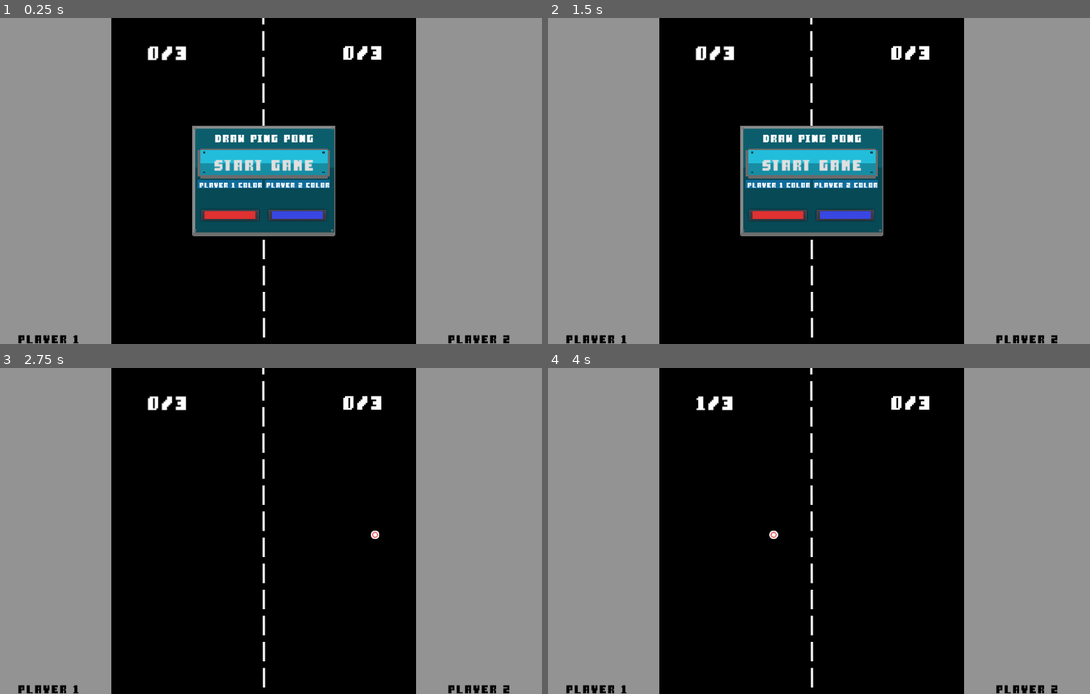
Above: before the commit, frames 1-4 (two rows, left to right).
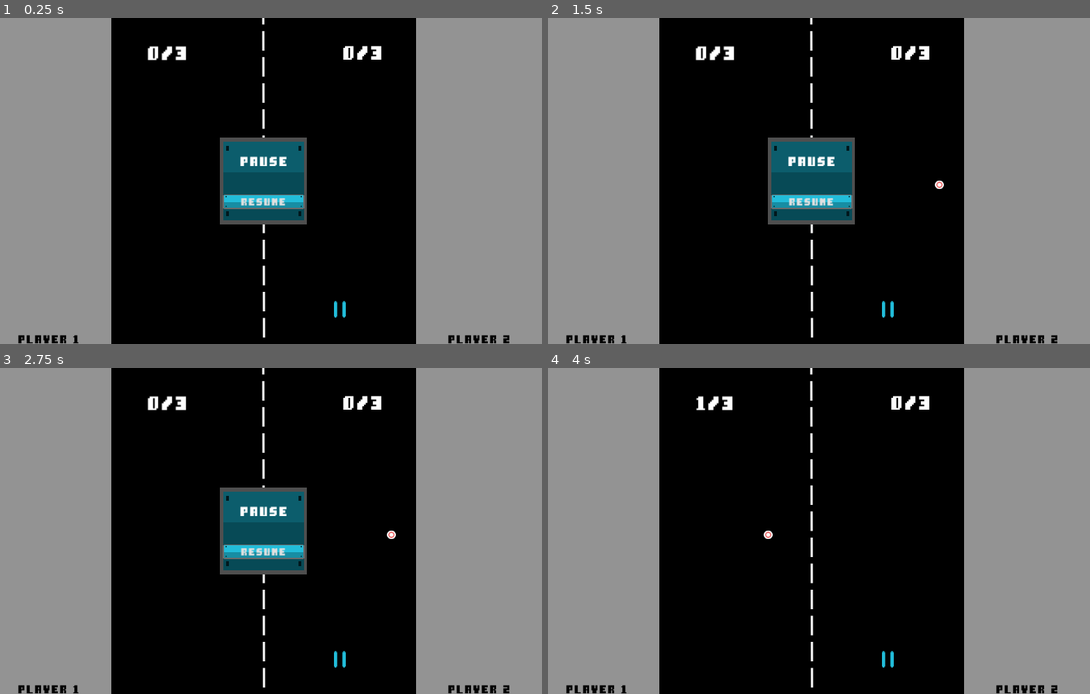
Above: after the commit, the same moments.

Repository: Ertain/Draw-Ping-Pong
Game: Godot game, scene res://Main.tscn
Same seed, same stepped clock (60 frames per second), same inputs: the game is played once before the commit and once after it.
Inputs (mouse positions are in pixels of both pictures, inside the frame that each line leads up to):
- Up to frame 1 (0.25 s): no input
- Up to frame 2 (1.5 s): click (813, 200) at 0.5 s, where only the run after the commit has a clickable "Resume"; click (889, 308) at 1.27 s
- Up to frame 3 (2.75 s): click (265, 514) at 2 s, where only the run before the commit has a clickable "Start game"
- Up to frame 4 (4 s): click (813, 550) at 2.75 s, where only the run after the commit has a clickable "Resume"; move the mouse to (596, 531) at 3.52 s; click (596, 531) at 3.67 s

The runs differ from the first frame. In frame 1, 8.3% of the frame differs, in the area x 35-64%, y 33-92%; in frame 2, 8.3%, in the area x 35-74%, y 33-92%; in frame 3, 4.4%; in frame 4, 0.1%.

Commit message:
Added pause screen, as well as notifications for Android pausing app.

Diff:
--- a/Main.tscn
+++ b/Main.tscn
@@ -9,11 +9,12 @@
 [ext_resource path="res://Assets/Sounds/sounds_ping_pong_8bit/ping_pong_8bit_beeep.wav" type="AudioStream" id=7]
 [ext_resource path="res://Assets/Sounds/round_end.wav" type="AudioStream" id=8]
 [ext_resource path="res://Assets/Sounds/sounds_ping_pong_8bit/ping_pong_8bit_peeeeeep.wav" type="AudioStream" id=9]
-[ext_resource path="res://Assets/DejaVuSerif.ttf" type="DynamicFontData" id=10]
+[ext_resource path="res://Assets/fonts/DejaVuSerif.ttf" type="DynamicFontData" id=10]
 [ext_resource path="res://Scripts/Main.gd" type="Script" id=11]
 [ext_resource path="res://Assets/Sounds/sounds_ping_pong_8bit/ping_pong_8bit_plop.wav" type="AudioStream" id=12]
 [ext_resource path="res://Assets/GUI/user interface.tres" type="Theme" id=13]
 [ext_resource path="res://Assets/GUI/Simple GUI/border_dark_blue.png" type="Texture" id=14]
+[ext_resource path="res://Assets/GUI/Simple GUI/pause_icon.png" type="Texture" id=15]
 [ext_resource path="res://Assets/GUI/Simple GUI/background_blue.png" type="Texture" id=16]
 [ext_resource path="res://Assets/GUI/Simple GUI/button_1_blue.png" type="Texture" id=17]
 [ext_resource path="res://Assets/fonts/Sharp retro font/Sharp Retro.ttf" type="DynamicFontData" id=19]
@@ -116,6 +117,27 @@
 size = 18
 use_mipmaps = true
 use_filter = true
+font_data = ExtResource( 19 )
+
+[sub_resource type="StyleBoxTexture" id=24]
+texture = ExtResource( 14 )
+region_rect = Rect2( 0, 0, 58, 40 )
+
+[sub_resource type="DynamicFont" id=25]
+size = 35
+use_mipmaps = true
+use_filter = true
+font_data = ExtResource( 19 )
+
+[sub_resource type="StyleBoxTexture" id=26]
+texture = ExtResource( 17 )
+region_rect = Rect2( 0, 0, 52, 18 )
+
+[sub_resource type="DynamicFont" id=27]
+size = 27
+use_mipmaps = true
+use_filter = true
+extra_spacing_bottom = 4
 font_data = ExtResource( 19 )
 
 [node name="Main" type="Control"]
@@ -325,6 +347,38 @@
 text = "0/3"
 align = 1
 valign = 1
+__meta__ = {
+"_edit_use_anchors_": false
+}
+
+[node name="Pause_button_container" type="CenterContainer" parent="."]
+anchor_left = 0.227
+anchor_right = 0.773
+anchor_bottom = 0.107
+margin_left = 281.552
+margin_top = 504.0
+margin_right = 0.447937
+margin_bottom = 503.8
+mouse_filter = 2
+__meta__ = {
+"_edit_use_anchors_": false
+}
+
+[node name="Pause_button" type="TextureButton" parent="Pause_button_container"]
+margin_left = 124.0
+margin_top = 17.0
+margin_right = 154.0
+margin_bottom = 47.0
+rect_min_size = Vector2( 30, 30 )
+hint_tooltip = "Pause the action."
+mouse_filter = 1
+size_flags_horizontal = 3
+size_flags_vertical = 3
+texture_normal = ExtResource( 15 )
+texture_pressed = ExtResource( 15 )
+texture_hover = ExtResource( 15 )
+expand = true
+stretch_mode = 5
 __meta__ = {
 "_edit_use_anchors_": false
 }
@@ -404,6 +458,7 @@
 
 [node name="Title" type="PanelContainer" parent="."]
 pause_mode = 2
+visible = false
 anchor_left = 0.371
 anchor_top = 0.33
 anchor_right = 0.629
@@ -527,6 +582,58 @@
 color = Color( 0.219608, 0.27451, 0.886275, 1 )
 edit_alpha = false
 
+[node name="Pause_container" type="PanelContainer" parent="."]
+pause_mode = 2
+anchor_left = 0.5
+anchor_top = 0.5
+anchor_right = 0.5
+anchor_bottom = 0.5
+margin_left = -80.0
+margin_top = -80.0
+margin_right = 80.0
+margin_bottom = 80.0
+mouse_filter = 2
+custom_styles/panel = SubResource( 24 )
+__meta__ = {
+"_edit_use_anchors_": false
+}
+
+[node name="MarginContainer" type="MarginContainer" parent="Pause_container"]
+margin_right = 160.0
+margin_bottom = 160.0
+mouse_filter = 2
+custom_constants/margin_right = 4
+custom_constants/margin_top = 4
+custom_constants/margin_left = 4
+custom_constants/margin_bottom = 4
+
+[node name="VBoxContainer" type="VBoxContainer" parent="Pause_container/MarginContainer"]
+margin_left = 4.0
+margin_top = 4.0
+margin_right = 156.0
+margin_bottom = 156.0
+
+[node name="Pause_label" type="Label" parent="Pause_container/MarginContainer/VBoxContainer"]
+margin_right = 152.0
+margin_bottom = 74.0
+size_flags_vertical = 3
+custom_fonts/font = SubResource( 25 )
+text = "Pause"
+align = 1
+valign = 1
+
+[node name="Resume_button" type="Button" parent="Pause_container/MarginContainer/VBoxContainer"]
+margin_top = 101.0
+margin_right = 152.0
+margin_bottom = 128.0
+size_flags_horizontal = 5
+size_flags_vertical = 6
+custom_styles/hover = SubResource( 26 )
+custom_styles/pressed = SubResource( 26 )
+custom_styles/normal = SubResource( 26 )
+custom_fonts/font = SubResource( 27 )
+text = "Resume"
+
 [connection signal="area_entered" from="Top" to="Top" method="_on_area_entered"]
 [connection signal="area_entered" from="Bottom" to="Bottom" method="_on_area_entered"]
 [connection signal="input_event" from="Left/Left paddle" to="Left" method="_on_Area2D_input_event"]
@@ -535,7 +642,9 @@
 [connection signal="scored" from="Out of bounds left" to="." method="_on_Out_of_bounds_left_scored"]
 [connection signal="area_entered" from="Out of bounds right" to="Out of bounds right" method="_on_boundary_entered"]
 [connection signal="scored" from="Out of bounds right" to="." method="_on_Out_of_bounds_right_scored"]
+[connection signal="pressed" from="Pause_button_container/Pause_button" to="." method="_on_Pause_button_pressed"]
 [connection signal="pressed" from="Winner_container/Panel/VBoxContainer/Restart_button" to="." method="_on_Restart_button_pressed"]
 [connection signal="pressed" from="Title/MarginContainer/VBoxContainer/Start game" to="." method="_on_Start_game_pressed"]
 [connection signal="color_changed" from="Title/MarginContainer/VBoxContainer/Player colors Hbox/Player 1 colors/ColorPickerButton" to="Left" method="_on_Player1_color_picked_changed"]
 [connection signal="color_changed" from="Title/MarginContainer/VBoxContainer/Player colors Hbox/Player 2 colors/ColorPickerButton" to="Right" method="_on_Player2_color_changed"]
+[connection signal="pressed" from="Pause_container/MarginContainer/VBoxContainer/Resume_button" to="." method="_on_Resume_button_pressed"]
--- a/Scripts/Main.gd
+++ b/Scripts/Main.gd
@@ -3,9 +3,11 @@
 #    This video: https://www.youtube.com/watch?v=lryc8feJ9sM
 extends Control
 
+# Keep track of those scores.
 var left_player_score: int = 0 setget set_left_score, get_left_score
 var right_player_score: int = 0 setget set_right_score, get_right_score
 
+# Dialogs and panels for showing who won.
 export (NodePath) var winner_container_path: NodePath = @""
 onready var winner_container: MarginContainer = get_node( winner_container_path )
 export (NodePath) var winner_container_label_path: NodePath = @""
@@ -13,7 +15,16 @@
 
 func _ready() -> void:
     # Pause the action until "start" has been pushed.
-    get_tree().set_pause(true)
+    get_tree().set_pause( true )
+
+func _notification( what: int ) -> void:
+    # Check for when the game is sent to the background on Android.
+    match what:
+        NOTIFICATION_APP_PAUSED:
+            # Pause the action.
+            get_tree().paused = true
+            # Show the "pause" dialog.
+            $Pause_container.visible = true
 
 # A player scored a point.
 func _on_Out_of_bounds_left_scored() -> void:
@@ -44,7 +55,7 @@
         win( "Player 2" )
     return right_player_score
 
-# The player won; display a message showing they won.
+# A player won; display a message showing they won.
 func win( who: String ) -> void:
     get_tree().set_pause( true )
     $Winning_sound.play()
@@ -68,3 +79,13 @@
 func _on_Start_game_pressed() -> void:
     $Title.visible = not $Title.is_visible()
     get_tree().set_pause( false )
+
+# Resume the action.
+func _on_Resume_button_pressed() -> void:
+    get_tree().paused = not get_tree().is_paused()
+    $Pause_container.hide()
+
+# Pause the action.
+func _on_Pause_button_pressed() -> void:
+    get_tree().paused = true
+    $Pause_container.show()
Not shown: 1 places in Main.tscn that only renumber resources
